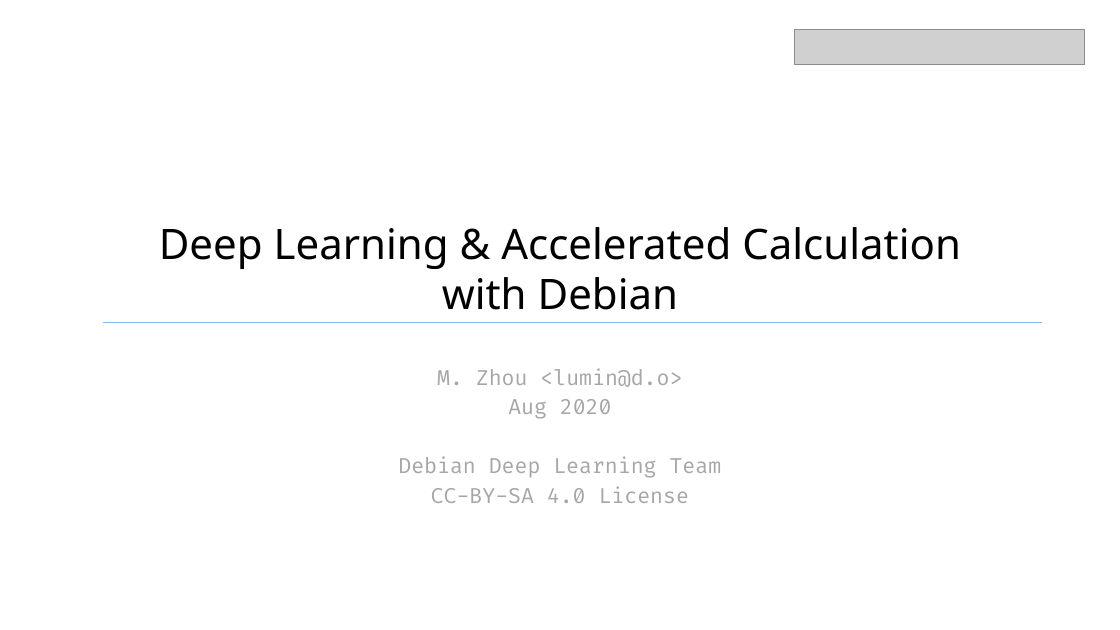
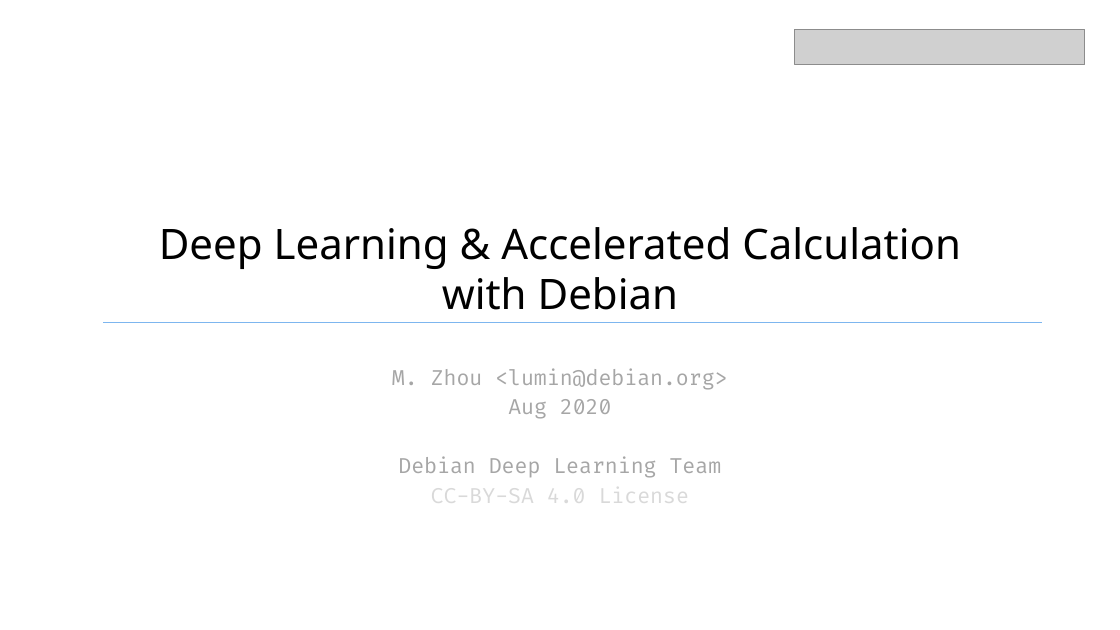
Before and after one commit to cdluminate/cdluminate, a slide deck: slide 1 of Dc20DeepLearning.pptx. Drawn at 1120x630 pixels with LibreOffice and Linux fonts; fonts in the diff are those of the drawing; grey boxes stand for pictures. Boxes give left, top, right and bottom in pixels: in the first picture for what was removed or moved away, otherwise in the second. Text is boxed around its words. In the diff, an @@ line names an element or a change of style, - is before the commit and + after.

Commit message:
update

```diff
--- a/Dc20DeepLearning.pptx
+++ b/Dc20DeepLearning.pptx
@@ subtitle at (x1=392, y1=368, x2=727, y2=390): text changed @@
-M. Zhou <lumin@d.o>
+M. Zhou <lumin@debian.org>
@@ subtitle at (x1=431, y1=484, x2=689, y2=510): text colour #A6A6A6 to #D9D9D9 in "CC-BY-SA 4.0 License" @@
```
Also in this commit, not shown: 2 other slides changed, 1 slide added.
